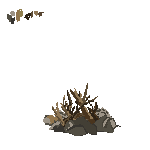
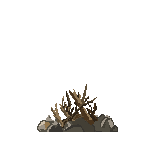
Layers edited between the first and the second (150, 150) image:
painted on "Stix" over [24, 11, 99, 128]
painted on "Rox" over [7, 9, 121, 136]
